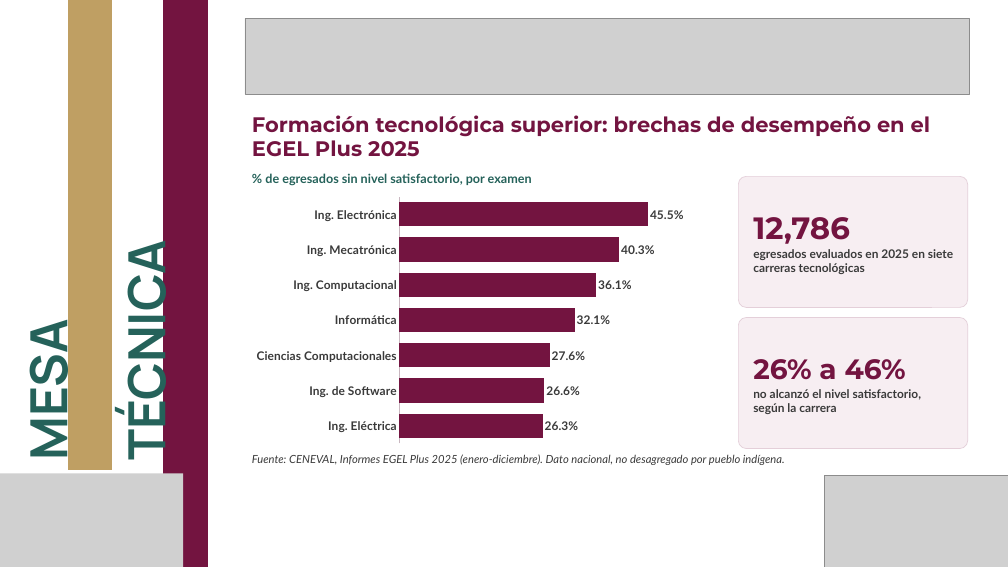
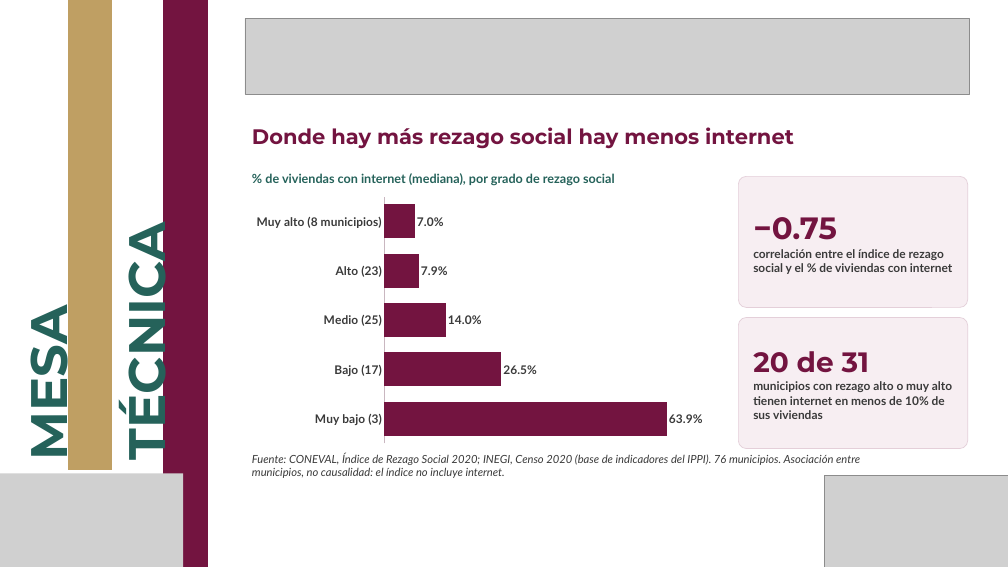
Before and after one commit to MIGUEL-TGH/proyecto-ippi, a slide deck: slide 7 of presupuesto-transversal/2026-11-04 - presentacion-mesa-tecnica-ippi-secihti.pptx. Drawn at 1008x567 pixels with LibreOffice and Linux fonts; fonts in the diff are those of the drawing; grey boxes stand for pictures; background and template pictures are left out. Boxes give left, top, right and bottom in pixels: in the first picture for what was removed or moved away, otherwise in the second. Text is boxed around its words. In the diff, an @@ line names an element or a change of style, - is before the commit and + after.

```diff
--- a/presupuesto-transversal/2026-11-04 - presentacion-mesa-tecnica-ippi-secihti.pptx
+++ b/presupuesto-transversal/2026-11-04 - presentacion-mesa-tecnica-ippi-secihti.pptx
@@ text "MESA" at [10,320,81,455]: font Manrope to Montserrat @@
@@ text "MESA": place and size @@
-text "MESA" at [13,333,83,457]
+text "MESA" at [10,320,81,455]
@@ text "TÉCNICA": place and size @@
-text "TÉCNICA" at [111,262,181,453]
+text "TÉCNICA" at [108,245,179,453]
@@ text "TÉCNICA" at [108,245,179,453]: font Manrope to Montserrat @@
@@ text at [252,127,794,149]: text changed @@
-Formación tecnológica superior: brechas de desempeño en el EGEL Plus 2025
+Donde hay más rezago social hay menos internet
@@ text at [265,173,615,186]: text changed @@
-% de egresados sin nivel satisfactorio, por examen
+% de viviendas con internet (mediana), por grado de rezago social
@@ bar chart at [247,192,726,449] @@
-categories: Ing. Electrónica, Ing. Mecatrónica, Ing. Computacional, Informática, Ciencias Computacionales, Ing. de Software, Ing. Eléctrica
+categories: Muy alto (8 municipios), Alto (23), Medio (25), Bajo (17), Muy bajo (3)
-Series 1: 45.5, 40.3, 36, 32.1, 27.6, 26.6, 26.3
+Series 1: 7, 7.9, 14, 26.5, 63.9
@@ value axis changed @@
@@ text in rounded rectangle at [753,217,952,274]: text changed @@
-12,786
-egresados evaluados en 2025 en siete carreras tecnológicas
+−0.75
+correlación entre el índice de rezago social y el % de viviendas con internet
@@ text in rounded rectangle at [753,351,952,419]: text changed @@
-26% a 46%
-no alcanzó el nivel satisfactorio, según la carrera
+20 de 31
+municipios con rezago alto o muy alto tienen internet en menos de 10% de sus viviendas
@@ text at [252,454,860,478]: text changed @@
-Fuente: CENEVAL, Informes EGEL Plus 2025 (enero-diciembre). Dato nacional, no desagregado por pueblo indígena.
+Fuente: CONEVAL, Índice de Rezago Social 2020; INEGI, Censo 2020 (base de indicadores del IPPI). 76 municipios. Asociación entre municipios, no causalidad: el índice no incluye internet.
```
Also in this commit, not shown: 13 other slides changed, 20 other files.
